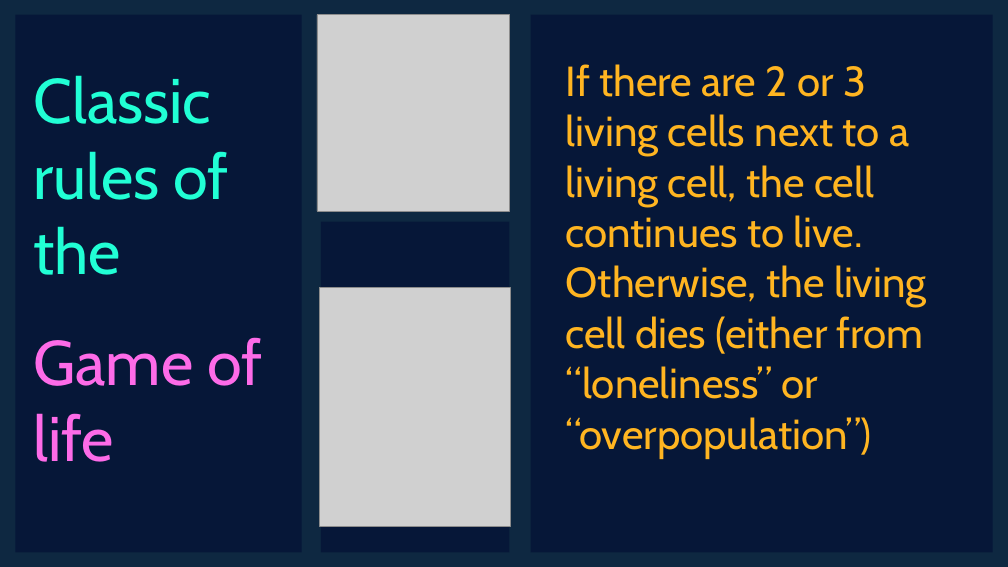
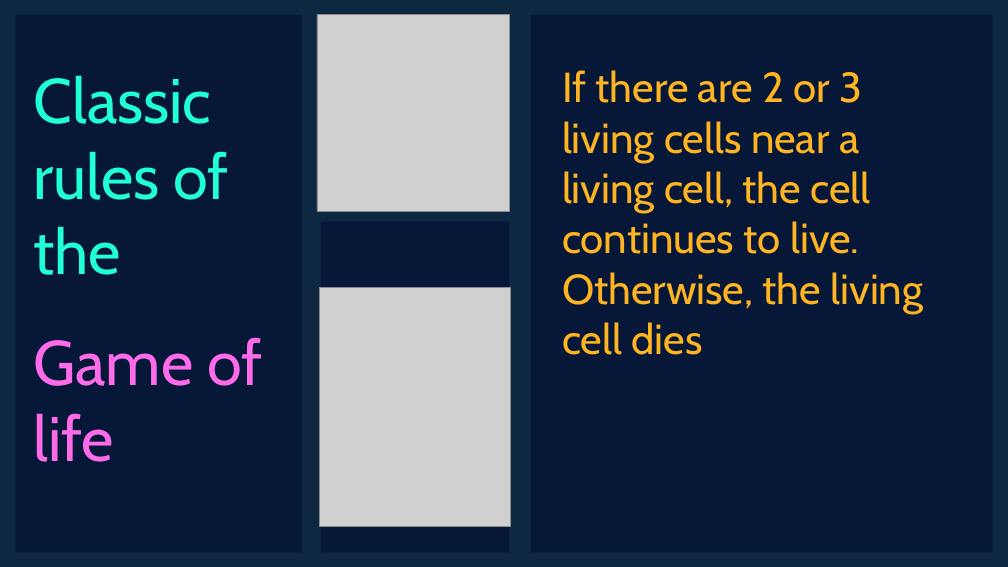
Before and after one commit to Denmurzik/Game-of-Life, a slide deck: slide 4 of Презентация1.pptx (slide 3 before the commit). Drawn at 1008x567 pixels with LibreOffice and Linux fonts; fonts in the diff are those of the drawing; grey boxes stand for pictures; background and template pictures are left out. Boxes give left, top, right and bottom in pixels: in the first picture for what was removed or moved away, otherwise in the second. Text is boxed around its words. In the diff, an @@ line names an element or a change of style, - is before the commit and + after.

```diff
--- a/Презентация1.pptx
+++ b/Презентация1.pptx
@@ text at box(562, 70, 924, 355): text changed @@
-If there are 2 or 3 living cells next to a living cell, the cell continues to live. Otherwise, the living cell dies (either from “loneliness” or “overpopulation”)
+If there are 2 or 3 living cells near a living cell, the cell continues to live. Otherwise, the living cell dies
```
Also in this commit, not shown: 2 other slides changed, 1 slide added, 6 other files.
